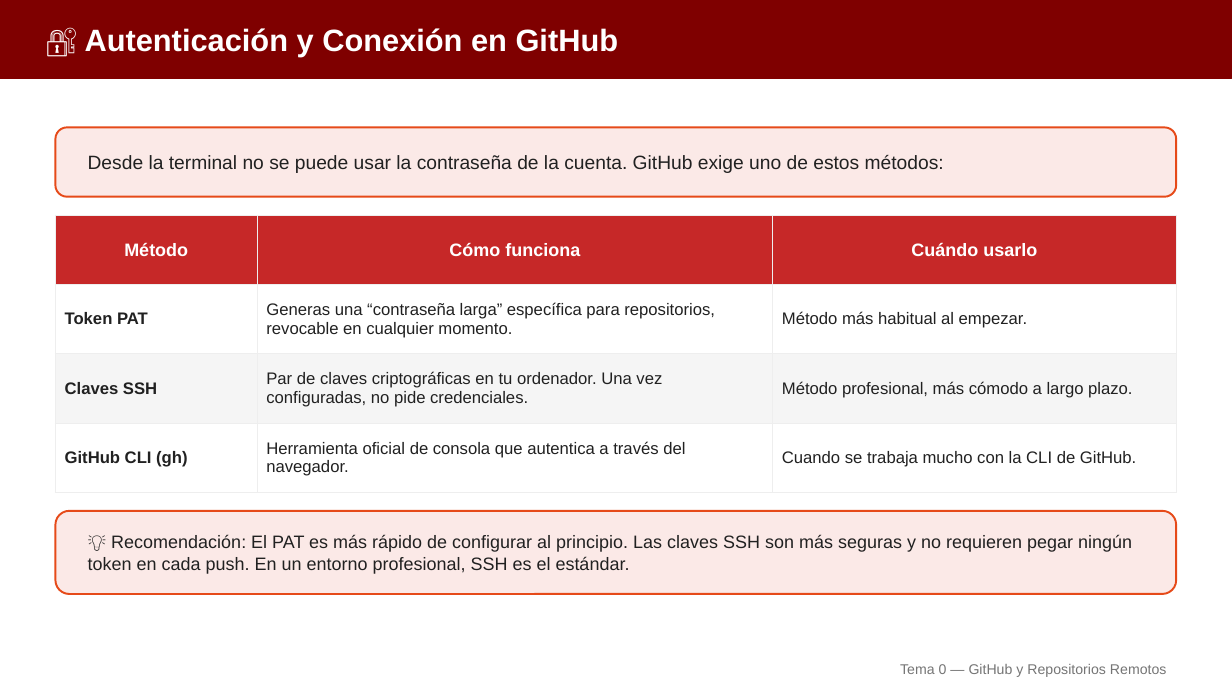
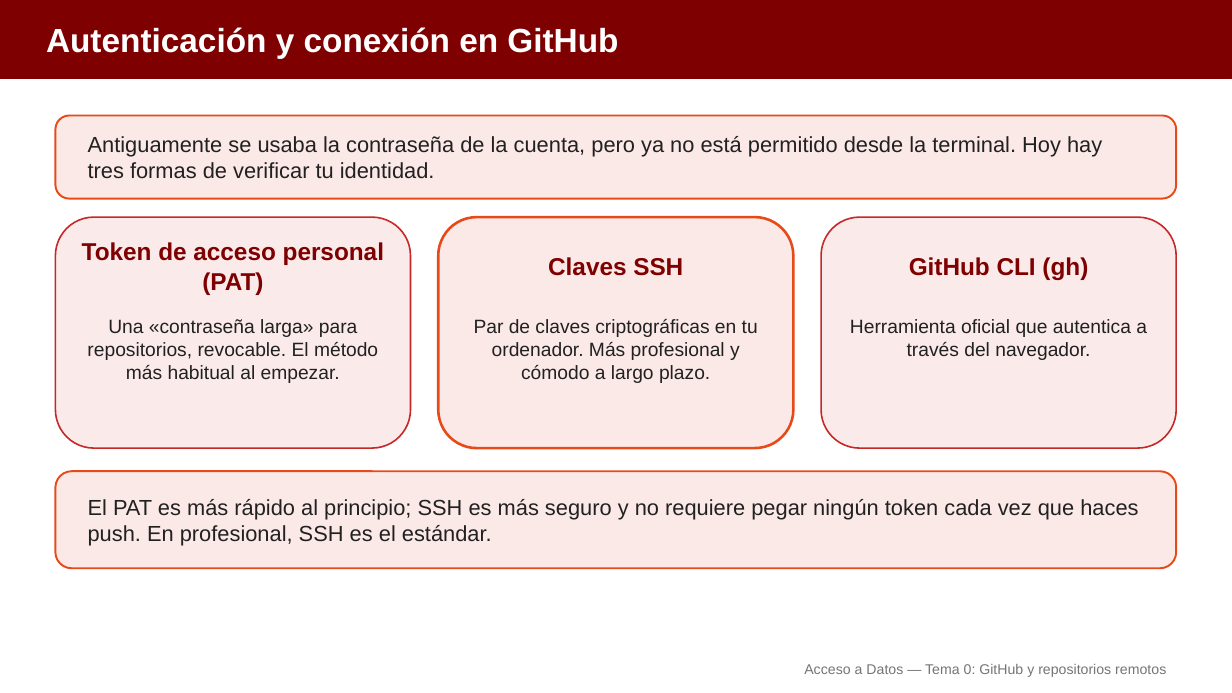
Before and after one commit to aitorventura/acceso-a-datos, a slide deck: slide 5 of docs/tema0/diapositivas/github.pptx (slide 6 before the commit). Drawn at 1232x693 pixels with LibreOffice and Linux fonts; fonts in the diff are those of the drawing. Boxes give left, top, right and bottom in pixels: in the first picture for what was removed or moved away, otherwise in the second. Text is boxed around its words. In the diff, an @@ line names an element or a change of style, - is before the commit and + after.

Commit message:
Rehace las diapositivas de Git y GitHub (Tema 0): menos diapositivas y más visuales
Agrupa por idea y sustituye texto por tarjetas, flujos y código con
sintaxis coloreada en los cinco decks de la subsección Git y GitHub
(introducción a Git, ramas, GitHub, colaboración y GitHub Actions).
Pasa de 130 a 67 diapositivas. Añade cinco infografías nuevas
reutilizables (staging, HEAD, local/remoto, fork+PR, anatomía de un
workflow).

```diff
--- a/docs/tema0/diapositivas/github.pptx
+++ b/docs/tema0/diapositivas/github.pptx
@@ text at [46,27,618,58]: text changed; size 24 to 26 pt @@
-🔐 Autenticación y Conexión en GitHub
+Autenticación y conexión en GitHub
@@ rounded rectangle: place and size @@
-rounded rectangle at [55,128,1177,197]
+rounded rectangle at [55,116,1177,199]
@@ text at [88,136,1102,179]: text changed; size 15 to 17 pt @@
-Desde la terminal no se puede usar la contraseña de la cuenta. GitHub exige uno de estos métodos:
+Antiguamente se usaba la contraseña de la cuenta, pero ya no está permitido desde la terminal. Hoy hay tres formas de verificar tu identidad.
@@ table removed at [55,215,1177,493], 4 rows, 3 columns @@
-Método | Cómo funciona | Cuándo usarlo
-Token PAT | Generas una “contraseña larga” específica para repositorios, revocable en cualquier momento. | Método más habitual al empezar.
-Claves SSH | Par de claves criptográficas en tu ordenador. Una vez configuradas, no pide credenciales. | Método profesional, más cómodo a largo plazo.
-GitHub CLI (gh) | Herramienta oficial de consola que autentica a través del navegador. | Cuando se trabaja mucho con la CLI de GitHub.
@@ rounded rectangle added at [55,217,410,448], fill #FBEAEA, outline #C62828 1.25 pt @@
@@ rounded rectangle added at [438,217,793,448], fill #FBE9E7, outline #E64A19 2 pt @@
@@ rounded rectangle added at [822,217,1177,448], fill #FBEAEA, outline #C62828 1.25 pt @@
@@ text added at [82,242,384,295], 19 pt, text #7F0000, bold @@
+Token de acceso personal (PAT)
@@ text added at [548,257,683,276], 19 pt, text #7F0000, bold @@
+Claves SSH
@@ text added at [909,257,1088,280], 19 pt, text #7F0000, bold @@
+GitHub CLI (gh)
@@ text added at [87,319,378,383], 15 pt, text #212121 @@
+Una «contraseña larga» para repositorios, revocable. El método más habitual al empezar.
@@ text added at [474,319,758,383], 15 pt, text #212121 @@
+Par de claves criptográficas en tu ordenador. Más profesional y cómodo a largo plazo.
@@ text added at [850,319,1147,360], 15 pt, text #212121 @@
+Herramienta oficial que autentica a través del navegador.
@@ rounded rectangle: place and size @@
-rounded rectangle at [55,511,1177,594]
+rounded rectangle at [55,471,1177,568]
@@ text at [88,499,1138,546]: text changed; size 14 to 17 pt @@
-💡 Recomendación: El PAT es más rápido de configurar al principio. Las claves SSH son más seguras y no requieren pegar ningún token en cada push. En un entorno profesional, SSH es el estándar.
+El PAT es más rápido al principio; SSH es más seguro y no requiere pegar ningún token cada vez que haces push. En profesional, SSH es el estándar.
@@ text at [804,664,1166,677]: text changed @@
-Tema 0 — GitHub y Repositorios Remotos
+Acceso a Datos — Tema 0: GitHub y repositorios remotos
```
Also in this commit, not shown: 14 other slides changed, 1 slide added, 19 slides removed, 14 other files.
